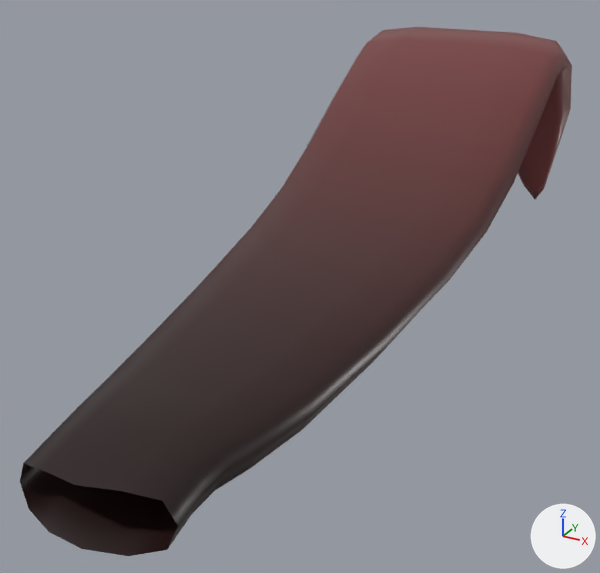
A saved change to the glTF model public/clam-models/common/Tongues/forked.glb.
Both versions are drawn from a 50 mm camera at (0.0644, -0.0622, 0.0565) aimed at (-0.0123, 0.0772, -0.0132). Every picture has the same lights, and +X, +Y and +Z are marked at lower right. Where no turn or scale is listed for an object, it has been applied to the vertices. Vertices at the same position are counted once.

Names of what the first picture shows: 'cc_forked'.
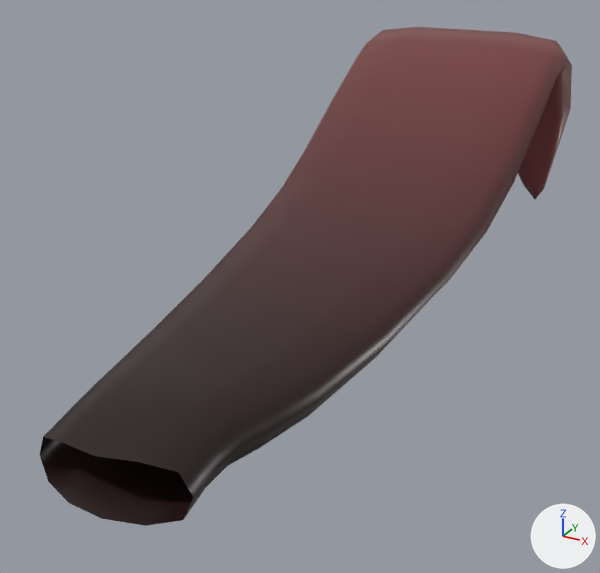
Boxes (x1, y1, x2, y2) around the edits, measured in the pictures (600 x 573 px; the box of a moved part takes in the faces that stretch with it):
'cc_forked', reshaped
    before: (20, 27, 572, 556)
    after: (40, 27, 572, 526)
part 1 of me_cc_forked, moved or reshaped
    before: (20, 226, 449, 556)
    after: (40, 226, 449, 526)

Diff of the bpy script that builds the scene:
```diff
--- a/public/clam-models/common/Tongues/forked.glb.py
+++ b/public/clam-models/common/Tongues/forked.glb.py
@@ me_cc_forked @@
 me_cc_forked.from_pydata(...)  # 211 vertices, 408 faces; spans x -0.027..0.027, y -0.042..0.13, z -0.017..0.037
 # used by ob_cc_forked; location = (-0.0062, 0.0451, -0.0062)
+# me_cc_forked part 1: all 96 vertices in x -0.021..0.021, y -0.042..0.015, z -0.017..0.0 are scaled about their middle by (1, 0.931, 0.969), then moved by (-0.001, 0.003, 0.001)
 me_cc_forked.materials.append(mat_tongues)
```
